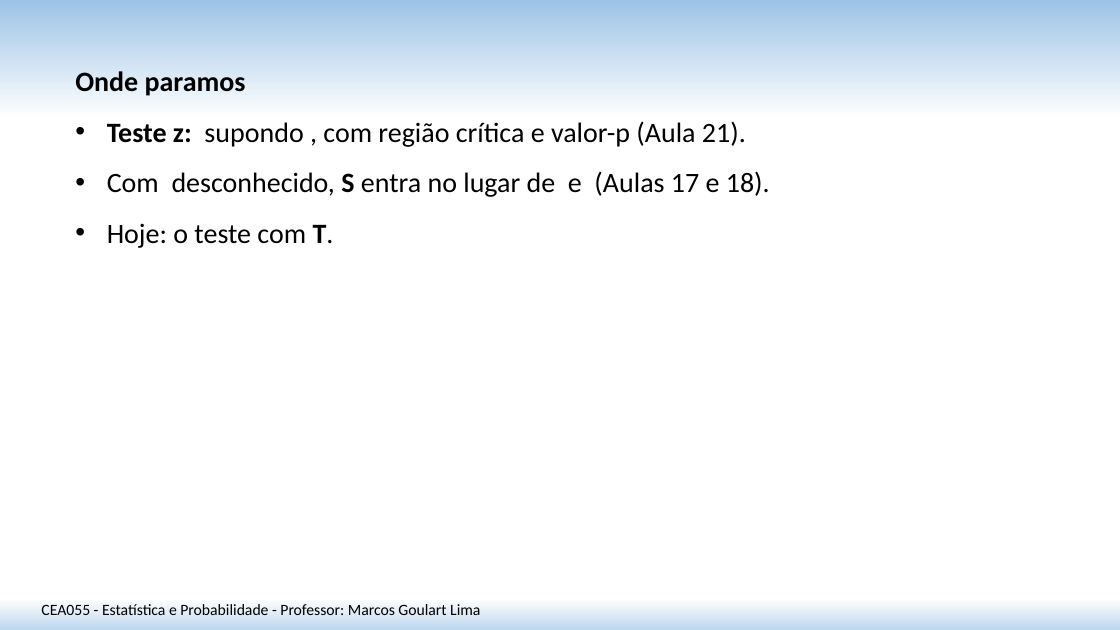
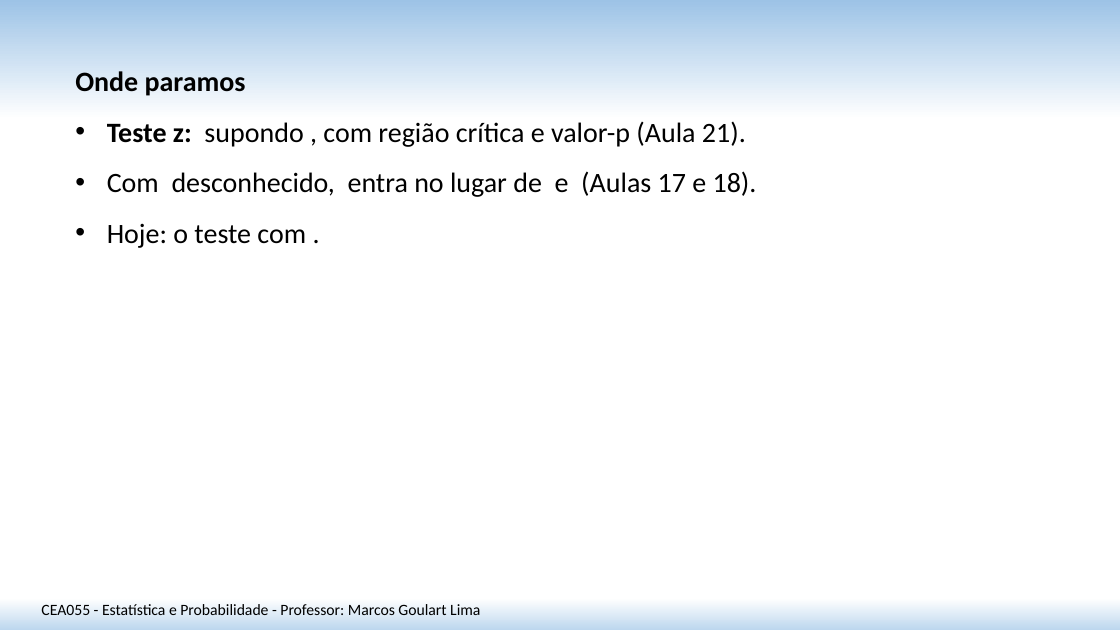
Before and after one commit to matmarcos/minhas-aulas, a slide deck: slide 2 of content/2026-2/cea055-estatistica-probabilidade/22-teste-hipotese-media-var-desconhecida/Aula_22_Teste_Hipotese_Media_Var_Desconhecida_SITE.pptx. Drawn at 1120x630 pixels with LibreOffice and Linux fonts; fonts in the diff are those of the drawing. Boxes give left, top, right and bottom in pixels: in the first picture for what was removed or moved away, otherwise in the second. Text is boxed around its words. In the diff, an @@ line names an element or a change of style, - is before the commit and + after.

```diff
--- a/content/2026-2/cea055-estatistica-probabilidade/22-teste-hipotese-media-var-desconhecida/Aula_22_Teste_Hipotese_Media_Var_Desconhecida_SITE.pptx
+++ b/content/2026-2/cea055-estatistica-probabilidade/22-teste-hipotese-media-var-desconhecida/Aula_22_Teste_Hipotese_Media_Var_Desconhecida_SITE.pptx
@@ text at box(107, 171, 757, 248): text changed @@
-• Com desconhecido, S entra no lugar de e (Aulas 17 e 18).
-• Hoje: o teste com T.
+• Com desconhecido, entra no lugar de e (Aulas 17 e 18).
+• Hoje: o teste com .
```
Also in this commit, not shown: 10 other slides changed, 3 other files.
